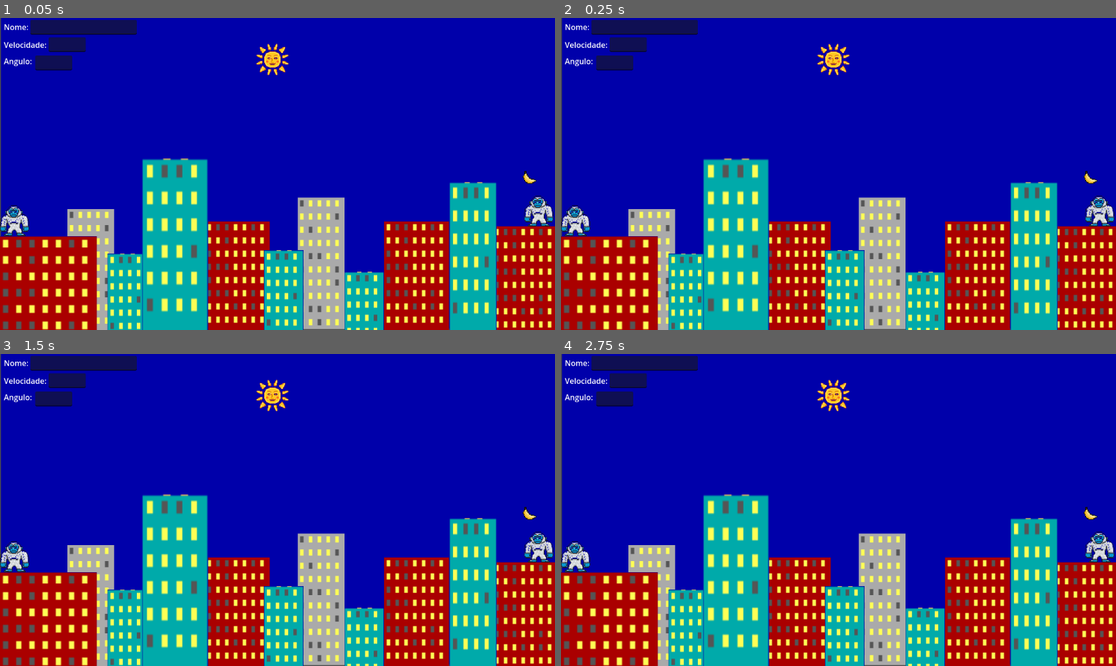
Above: before the commit, frames 1-4 (two rows, left to right).
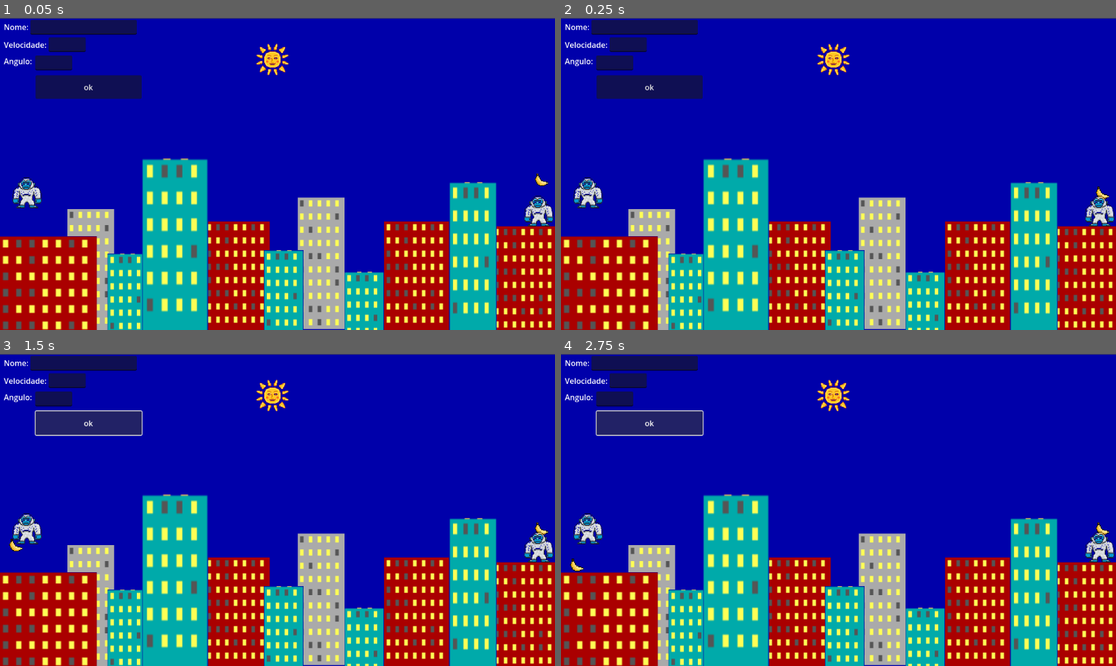
Above: after the commit, the same moments.

Repository: devkaike/Jogo-Gorila.bas
Game: Godot game, scene res://node_2d.tscn
Same seed, same stepped clock (60 frames per second), same inputs: the game is played once before the commit and once after it.
Inputs (mouse positions are in pixels of both pictures, inside the frame that each line leads up to):
- Up to frame 1 (0.05 s): no input
- Up to frame 2 (0.25 s): no input
- Up to frame 3 (1.5 s): click (88, 422) at 0.5 s, where only the run after the commit has a clickable "ok"; click (88, 422) at 1.25 s, where only the run after the commit has a clickable "ok"
- Up to frame 4 (2.75 s): click (649, 422) at 2 s, where only the run after the commit has a clickable "ok"

The runs differ from the first frame. In frame 1, 2.8% of the frame differs, in the area x 0-100%, y 0-100%; in frame 2, 2.8%; in frame 3, 2.9%; in frame 4, 2.9%.

Commit message:
add movimento da banana

Diff:
--- /dev/null
+++ b/banana_projetio_2.gd
@@ -0,0 +1,42 @@
+extends CharacterBody2D
+
+var speed = 0.0
+var angle = 0.0
+var gravity = 98.0  # Constante de gravidade (ajustável)
+
+var ATIVAR = false
+const JUMP_VELOCITY = -100.0
+
+@onready var banana: CharacterBody2D = $"." # Certifique-se que Banana é um RigidBody2D
+@onready var velocidadeInput: LineEdit = $".".get_parent().get_node("UI/velocidadeInput")
+@onready var anguloInput: LineEdit = $".".get_parent().get_node("UI/anguloInput")
+@onready var launchButton: Button = $".".get_parent().get_node("UI/LaunchButton")
+@onready var gorilla1: CharacterBody2D = $".".get_parent().get_node("Gorilla1")
+
+func _ready():
+	print("Pressione o botão para lançar a banana.")
+	banana.visible = false  # Deixar invisível até o lançamento
+	launchButton.pressed.connect(_on_launch)  # Conecta o botão à função de lançamento
+
+func _physics_process(delta: float) -> void:
+	if banana.visible:
+		# Aplicar a gravidade e mover a banana
+		banana.velocity.y += gravity * delta
+		banana.move_and_slide()
+	if ATIVAR:
+		gorilla1.velocity.y = JUMP_VELOCITY
+		ATIVAR = false
+	gorilla1.move_and_slide()
+
+func _on_launch() -> void:
+	# Inicializar os parâmetros de velocidade e ângulo
+
+	speed = float(velocidadeInput.text)
+	angle = float(anguloInput.text)
+	ATIVAR = true
+	var angle_radians = deg_to_rad(angle)
+	var initial_velocity = Vector2(abs(cos(angle_radians)), -sin(angle_radians)) * speed
+
+	banana.visible = true  # Torna a banana visível ao lançar
+	banana.velocity = initial_velocity  # Define a velocidade inicial da banana
+	print("Banana lançada!")
--- a/character_body_2d_2.gd
+++ /dev/null
@@ -1,25 +0,0 @@
-extends CharacterBody2D
-
-@onready var line_edit: LineEdit = $nomeInput
-@onready var label: Label = $nome
-
-@onready var velocidadeInput: LineEdit = $velocidadeInput
-@onready var velocidade: Label = $Velocidade
-
-@onready var anguloInput: LineEdit = $anguloInput
-@onready var angulo: Label = $Angulo
-
-func _ready():
-	line_edit.text_submitted.connect(_on_nome_input_entered)
-	velocidadeInput.text_submitted.connect(_on_velocidade_input_entered)
-	anguloInput.text_submitted.connect(_on_angulo_input_entered)
-
-
-func _on_nome_input_entered(nome1: String) -> void:
-	print("Nome: " + nome1)
-
-func _on_velocidade_input_entered(velocidade2: String) -> void:
-	print("Velocidade: " + velocidade2)
-
-func _on_angulo_input_entered(angulo1: String) -> void:
-	print("Angulo: " + angulo1)
--- /dev/null
+++ b/node_2d.gd
@@ -0,0 +1,31 @@
+extends Node2D
+
+@onready var velocidadeInput: LineEdit = $velocidadeInput
+@onready var anguloInput: LineEdit = $anguloInput
+@onready var shoot_button: Button = $shootButton
+@onready var scene_root: Node2D = get_parent()
+
+# Pré-carregar a cena do projétil
+var projeteis_scene = preload("res://Banana.png")
+
+func _ready():
+	shoot_button.connect("pressed", _on_shoot_button_pressed)
+
+func _on_shoot_button_pressed():
+	var velocidade = velocidadeInput.text.to_float()
+	var angulo = anguloInput.text.to_float()
+
+	# Cria uma nova instância do projétil
+	var projeteis_instance = projeteis_scene.instance()
+
+	# Configura a posição do projétil na posição do nó pai
+	projeteis_instance.position = position
+
+	# Define a rotação do projétil (em radianos)
+	projeteis_instance.rotation_degrees = angulo
+
+	# Define a velocidade do projétil
+	projeteis_instance.speed = velocidade
+
+	# Adiciona o projétil à cena
+	scene_root.add_child(projeteis_instance)
--- a/node_2d.tscn
+++ b/node_2d.tscn
@@ -1,13 +1,14 @@
-[gd_scene load_steps=23 format=3 uid="uid://1a7ymbjxlk65"]
+[gd_scene load_steps=24 format=3 uid="uid://1a7ymbjxlk65"]
 
 [ext_resource type="Texture2D" uid="uid://bdntql3i1i3ai" path="res://Gorila.png" id="1_hw2kq"]
 [ext_resource type="Texture2D" uid="uid://u5w1ox56srxf" path="res://fundo do jogo.png" id="2_bouhm"]
 [ext_resource type="Texture2D" uid="uid://baj6g7x0ykudi" path="res://Sol.png" id="3_0ha6x"]
 [ext_resource type="Texture2D" uid="uid://bq4gyiennwc5c" path="res://Captura de tela 2024-09-27 100501.png" id="3_to5j7"]
-[ext_resource type="Script" path="res://character_body_2d_2.gd" id="4_sce12"]
 [ext_resource type="Texture2D" uid="uid://bpv0sjef86puw" path="res://Captura de tela 2024-09-27 100947.png" id="4_w4eev"]
 [ext_resource type="Texture2D" uid="uid://c6ydl506ppo65" path="res://Banana.png" id="4_xa4er"]
 [ext_resource type="Texture2D" uid="uid://y1613mwoarr3" path="res://Captura de tela 2024-09-27 100816.png" id="5_mjlne"]
+[ext_resource type="Script" path="res://gorilla_1.gd" id="6_cuoy1"]
+[ext_resource type="Script" path="res://banana_projetio_2.gd" id="6_x1msi"]
 
 [sub_resource type="RectangleShape2D" id="RectangleShape2D_gkikg"]
 size = Vector2(57.5, 60)
@@ -58,7 +59,7 @@
 
 [node name="FundoDoJogo" type="Sprite2D" parent="CharacterBody2D"]
 visibility_layer = 2
-position = Vector2(582, 322)
+position = Vector2(579, 325)
 scale = Vector2(7.24375, 6.88298)
 texture = ExtResource("2_bouhm")
 
@@ -94,174 +95,191 @@
 position = Vector2(566, 87)
 shape = SubResource("CircleShape2D_wg74e")
 
-[node name="Banana2" type="CharacterBody2D" parent="."]
-platform_floor_layers = 4294967294
-
-[node name="Banana" type="Sprite2D" parent="Banana2"]
-position = Vector2(1099, 331)
+[node name="BananaProjetio" type="RigidBody2D" parent="."]
+
+[node name="Banana" type="Sprite2D" parent="BananaProjetio"]
+position = Vector2(1124, 335)
 scale = Vector2(0.122951, 0.131336)
 texture = ExtResource("4_xa4er")
 
-[node name="CollisionShape2D" type="CollisionShape2D" parent="Banana2"]
-position = Vector2(1100, 331)
+[node name="CollisionShape2D" type="CollisionShape2D" parent="BananaProjetio"]
+position = Vector2(1125, 333)
 shape = SubResource("RectangleShape2D_bb48p")
 
-[node name="Banana3" type="CharacterBody2D" parent="."]
-platform_floor_layers = 4294967294
-
-[node name="Banana" type="Sprite2D" parent="Banana3"]
-position = Vector2(1099, 331)
-scale = Vector2(0.122951, 0.131336)
-texture = ExtResource("4_xa4er")
-
-[node name="CollisionShape2D" type="CollisionShape2D" parent="Banana3"]
-position = Vector2(36, 407)
-shape = SubResource("RectangleShape2D_bb48p")
-
-[node name="CharacterBody2D2" type="CharacterBody2D" parent="."]
-platform_floor_layers = 4294967294
-script = ExtResource("4_sce12")
-
-[node name="Gorila" type="Sprite2D" parent="CharacterBody2D2"]
-top_level = true
-position = Vector2(30.0001, 420)
-scale = Vector2(0.266737, 0.299127)
-texture = ExtResource("1_hw2kq")
-
-[node name="CollisionShape2D" type="CollisionShape2D" parent="CharacterBody2D2"]
-top_level = true
-position = Vector2(32, 423)
-shape = SubResource("RectangleShape2D_gkikg")
-
-[node name="nome" type="Label" parent="CharacterBody2D2"]
+[node name="UI" type="Control" parent="."]
+layout_mode = 3
+anchors_preset = 0
+offset_right = 40.0
+offset_bottom = 40.0
+
+[node name="nome" type="Label" parent="UI"]
 offset_left = 8.0
 offset_top = 7.0
 offset_right = 79.0
 offset_bottom = 38.0
 text = "Nome: "
 
-[node name="Velocidade" type="Label" parent="CharacterBody2D2"]
+[node name="Velocidade" type="Label" parent="UI"]
 offset_left = 8.0
 offset_top = 44.0
 offset_right = 101.0
 offset_bottom = 75.0
 text = "Velocidade: "
 
-[node name="Angulo" type="Label" parent="CharacterBody2D2"]
+[node name="Angulo" type="Label" parent="UI"]
 offset_left = 8.0
 offset_top = 78.0
 offset_right = 101.0
 offset_bottom = 109.0
 text = "Angulo: "
 
-[node name="nomeInput" type="LineEdit" parent="CharacterBody2D2"]
+[node name="nomeInput" type="LineEdit" parent="UI"]
 offset_left = 63.0
 offset_top = 4.0
 offset_right = 284.0
 offset_bottom = 35.0
 
-[node name="velocidadeInput" type="LineEdit" parent="CharacterBody2D2"]
+[node name="velocidadeInput" type="LineEdit" parent="UI"]
 offset_left = 101.0
 offset_top = 40.0
 offset_right = 178.0
 offset_bottom = 71.0
 
-[node name="anguloInput" type="LineEdit" parent="CharacterBody2D2"]
+[node name="anguloInput" type="LineEdit" parent="UI"]
 offset_left = 73.0
 offset_top = 78.0
 offset_right = 150.0
 offset_bottom = 109.0
 
-[node name="CharacterBody2D3" type="CharacterBody2D" parent="."]
-
-[node name="CapturaDeTela2024-09-27100501" type="Sprite2D" parent="CharacterBody2D3"]
+[node name="LaunchButton" type="Button" parent="UI"]
+layout_mode = 0
+offset_left = 74.0
+offset_top = 119.0
+offset_right = 294.0
+offset_bottom = 168.0
+text = "ok"
+
+[node name="Banana" type="CharacterBody2D" parent="."]
+position = Vector2(0, -1)
+script = ExtResource("6_x1msi")
+
+[node name="Sprite" type="Sprite2D" parent="Banana"]
+position = Vector2(33, 368)
+scale = Vector2(0.122951, 0.131336)
+texture = ExtResource("4_xa4er")
+
+[node name="CollisionShape2D" type="CollisionShape2D" parent="Banana"]
+position = Vector2(33, 370)
+shape = SubResource("RectangleShape2D_bb48p")
+
+[node name="Gorilla1" type="CharacterBody2D" parent="."]
+position = Vector2(62, 380)
+platform_floor_layers = 4294967294
+script = ExtResource("6_cuoy1")
+
+[node name="Gorila" type="Sprite2D" parent="Gorilla1"]
+top_level = true
+position = Vector2(56, 362)
+scale = Vector2(0.266737, 0.299127)
+texture = ExtResource("1_hw2kq")
+
+[node name="CollisionShape2D" type="CollisionShape2D" parent="Gorilla1"]
+top_level = true
+position = Vector2(59, 362)
+shape = SubResource("RectangleShape2D_gkikg")
+
+[node name="Predios" type="StaticBody2D" parent="."]
+
+[node name="CapturaDeTela2024-09-27100501" type="Sprite2D" parent="Predios"]
 position = Vector2(189, 533)
 texture = ExtResource("3_to5j7")
 
-[node name="CollisionShape2D" type="CollisionShape2D" parent="CharacterBody2D3/CapturaDeTela2024-09-27100501"]
-position = Vector2(-1, 0)
-shape = SubResource("RectangleShape2D_u50ft")
-
-[node name="CapturaDeTela2024-09-27100950" type="Sprite2D" parent="CharacterBody2D3"]
+[node name="CapturaDeTela2024-09-27100950" type="Sprite2D" parent="Predios"]
 position = Vector2(1090, 545)
 texture = ExtResource("4_w4eev")
 
-[node name="CollisionShape2D" type="CollisionShape2D" parent="CharacterBody2D3/CapturaDeTela2024-09-27100950"]
-position = Vector2(-0.5, 0.5)
-shape = SubResource("RectangleShape2D_re3vn")
-
-[node name="CapturaDeTela2024-09-27100820" type="Sprite2D" parent="CharacterBody2D3"]
+[node name="CapturaDeTela2024-09-27100820" type="Sprite2D" parent="Predios"]
 position = Vector2(982, 495)
 scale = Vector2(1.19512, 1.74294)
 texture = ExtResource("5_mjlne")
 
-[node name="CollisionShape2D" type="CollisionShape2D" parent="CharacterBody2D3/CapturaDeTela2024-09-27100820"]
-position = Vector2(-0.418457, 1.14746)
-shape = SubResource("RectangleShape2D_moev0")
-
-[node name="CapturaDeTela2024-09-27100948" type="Sprite2D" parent="CharacterBody2D3"]
+[node name="CapturaDeTela2024-09-27100948" type="Sprite2D" parent="Predios"]
 position = Vector2(493, 535)
 texture = ExtResource("4_w4eev")
 
-[node name="CollisionShape2D" type="CollisionShape2D" parent="CharacterBody2D3/CapturaDeTela2024-09-27100948"]
-position = Vector2(2.5, -0.5)
-shape = SubResource("RectangleShape2D_gglwm")
-
-[node name="CapturaDeTela2024-09-27100949" type="Sprite2D" parent="CharacterBody2D3"]
+[node name="CapturaDeTela2024-09-27100949" type="Sprite2D" parent="Predios"]
 position = Vector2(865, 535)
 texture = ExtResource("4_w4eev")
 
-[node name="CollisionShape2D" type="CollisionShape2D" parent="CharacterBody2D3/CapturaDeTela2024-09-27100949"]
-position = Vector2(-0.5, -0.5)
-shape = SubResource("RectangleShape2D_1jwe0")
-
-[node name="CapturaDeTela2024-09-27100819" type="Sprite2D" parent="CharacterBody2D3"]
+[node name="CapturaDeTela2024-09-27100819" type="Sprite2D" parent="Predios"]
 position = Vector2(756, 616)
 texture = ExtResource("5_mjlne")
 
-[node name="CollisionShape2D" type="CollisionShape2D" parent="CharacterBody2D3/CapturaDeTela2024-09-27100819"]
-position = Vector2(-2, -27)
-shape = SubResource("RectangleShape2D_siudx")
-
-[node name="CapturaDeTela2024-09-27100502" type="Sprite2D" parent="CharacterBody2D3"]
+[node name="CapturaDeTela2024-09-27100502" type="Sprite2D" parent="Predios"]
 position = Vector2(667, 509)
 texture = ExtResource("3_to5j7")
 
-[node name="CollisionShape2D" type="CollisionShape2D" parent="CharacterBody2D3/CapturaDeTela2024-09-27100502"]
-position = Vector2(1, 0)
-shape = SubResource("RectangleShape2D_38olg")
-
-[node name="CapturaDeTela2024-09-27100818" type="Sprite2D" parent="CharacterBody2D3"]
+[node name="CapturaDeTela2024-09-27100818" type="Sprite2D" parent="Predios"]
 position = Vector2(589, 571)
 texture = ExtResource("5_mjlne")
 
-[node name="CollisionShape2D" type="CollisionShape2D" parent="CharacterBody2D3/CapturaDeTela2024-09-27100818"]
-position = Vector2(0, -4)
-shape = SubResource("RectangleShape2D_n30sj")
-
-[node name="CapturaDeTela2024-09-27100816" type="Sprite2D" parent="CharacterBody2D3"]
+[node name="CapturaDeTela2024-09-27100816" type="Sprite2D" parent="Predios"]
 position = Vector2(264, 578)
 texture = ExtResource("5_mjlne")
 
-[node name="CollisionShape2D" type="CollisionShape2D" parent="CharacterBody2D3/CapturaDeTela2024-09-27100816"]
-position = Vector2(-2, -8)
-shape = SubResource("RectangleShape2D_q02og")
-
-[node name="CapturaDeTela2024-09-27100817" type="Sprite2D" parent="CharacterBody2D3"]
+[node name="CapturaDeTela2024-09-27100817" type="Sprite2D" parent="Predios"]
 position = Vector2(363.5, 471.25)
 scale = Vector2(1.67073, 2.02542)
 texture = ExtResource("5_mjlne")
 
-[node name="CollisionShape2D" type="CollisionShape2D" parent="CharacterBody2D3/CapturaDeTela2024-09-27100817"]
-position = Vector2(-0.299271, -0.123444)
-shape = SubResource("RectangleShape2D_jl75x")
-
-[node name="CapturaDeTela2024-09-27100947" type="Sprite2D" parent="CharacterBody2D3"]
+[node name="CapturaDeTela2024-09-27100947" type="Sprite2D" parent="Predios"]
 position = Vector2(99.75, 593)
 scale = Vector2(1.5, 1.23894)
 texture = ExtResource("4_w4eev")
 
-[node name="CollisionShape2D" type="CollisionShape2D" parent="CharacterBody2D3/CapturaDeTela2024-09-27100947"]
-position = Vector2(-0.166664, -33.9)
-scale = Vector2(0.666667, 0.807143)
+[node name="CollisionShape2D" type="CollisionShape2D" parent="Predios"]
+position = Vector2(188, 533)
+shape = SubResource("RectangleShape2D_u50ft")
+
+[node name="CollisionShape2D2" type="CollisionShape2D" parent="Predios"]
+position = Vector2(1089.5, 545.5)
+shape = SubResource("RectangleShape2D_re3vn")
+
+[node name="CollisionShape2D3" type="CollisionShape2D" parent="Predios"]
+position = Vector2(981.5, 497)
+scale = Vector2(1.19512, 1.74294)
+shape = SubResource("RectangleShape2D_moev0")
+
+[node name="CollisionShape2D4" type="CollisionShape2D" parent="Predios"]
+position = Vector2(495.5, 534.5)
+shape = SubResource("RectangleShape2D_gglwm")
+
+[node name="CollisionShape2D5" type="CollisionShape2D" parent="Predios"]
+position = Vector2(864.5, 534.5)
+shape = SubResource("RectangleShape2D_1jwe0")
+
+[node name="CollisionShape2D6" type="CollisionShape2D" parent="Predios"]
+position = Vector2(754, 589)
+shape = SubResource("RectangleShape2D_siudx")
+
+[node name="CollisionShape2D7" type="CollisionShape2D" parent="Predios"]
+position = Vector2(668, 509)
+shape = SubResource("RectangleShape2D_38olg")
+
+[node name="CollisionShape2D8" type="CollisionShape2D" parent="Predios"]
+position = Vector2(589, 567)
+shape = SubResource("RectangleShape2D_n30sj")
+
+[node name="CollisionShape2D9" type="CollisionShape2D" parent="Predios"]
+position = Vector2(262, 570)
+shape = SubResource("RectangleShape2D_q02og")
+
+[node name="CollisionShape2D10" type="CollisionShape2D" parent="Predios"]
+position = Vector2(363, 471)
+scale = Vector2(1.67073, 2.02542)
+shape = SubResource("RectangleShape2D_jl75x")
+
+[node name="CollisionShape2D11" type="CollisionShape2D" parent="Predios"]
+position = Vector2(99.5, 551)
+scale = Vector2(1, 1)
 shape = SubResource("RectangleShape2D_fljxs")
